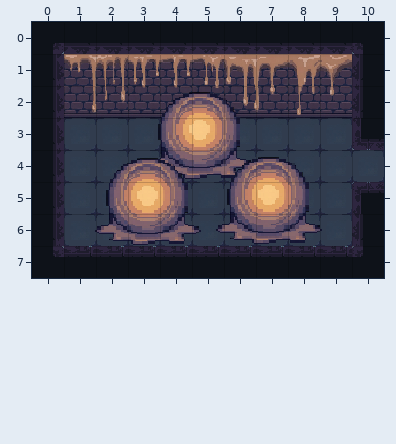
One commit to this Tiled map: assets/map/cocoon_chamber.tmx. That is the earlier state.
Cells are 32x32 px. Shown: x 0..10, y 0..7.
The same view after the edit:
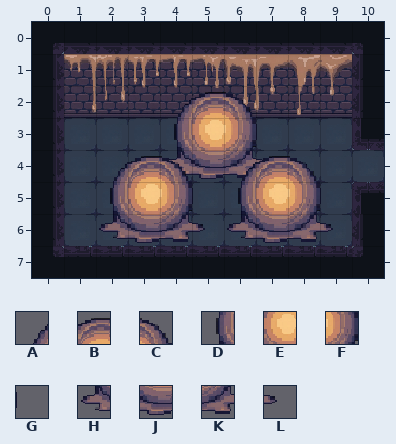
Key: from "wallfloor": A 120, B 121, C 122, D 140, E 141, F 142, G 143, H 160, J 161, K 162, L 163.
_ is an empty cell, . an unchanged one.
Objects are placed by their top-left corner, in cells (3,4 is the top-left corner of cell 3,4); size is 1x1 cell unless given.
Tiles of an added or newly shown layer are drawn over the layers below it.
The edit:
--- layer "Cocoon" (removed)
-A at 3.5,2
-B at 4.5,2
-C at 5.5,2
-E at 4.5,3
-D at 3.5,3
-F at 5.5,3
-J at 4.5,4
-K at 5.5,4
-H at 3.5,4
-L at 6.5,4
-A at 5.7,4
-B at 6.7,4
-C at 7.7,4
-A at 1.9,4
-B at 2.9,4
-C at 3.9,4
-E at 6.7,5
-D at 5.7,5
-F at 7.7,5
-E at 2.9,5
-D at 1.9,5
-F at 3.9,5
-J at 6.7,6
-K at 7.7,6
-H at 5.7,6
-L at 8.7,6
-J at 2.9,6
-K at 3.9,6
-H at 1.9,6
-L at 4.9,6
--- layer "Cocoon1" (added)
@@ x 4..7 @@
-2 ___.
-3 ____
-4 ____
+2 ABC.
+3 DEFG
+4 HJKL
--- layer "Cocoon2" (added)
@@ x 2..9 @@
-4 ___.___.
-5 ________
-6 ________
+4 ABC.ABC.
+5 DEFGDEFG
+6 HJKLHJKL
Boxes around the changes in both pictures, in picture pixels (x1, y1, x2, y2):
changed: (95, 92, 333, 245)
